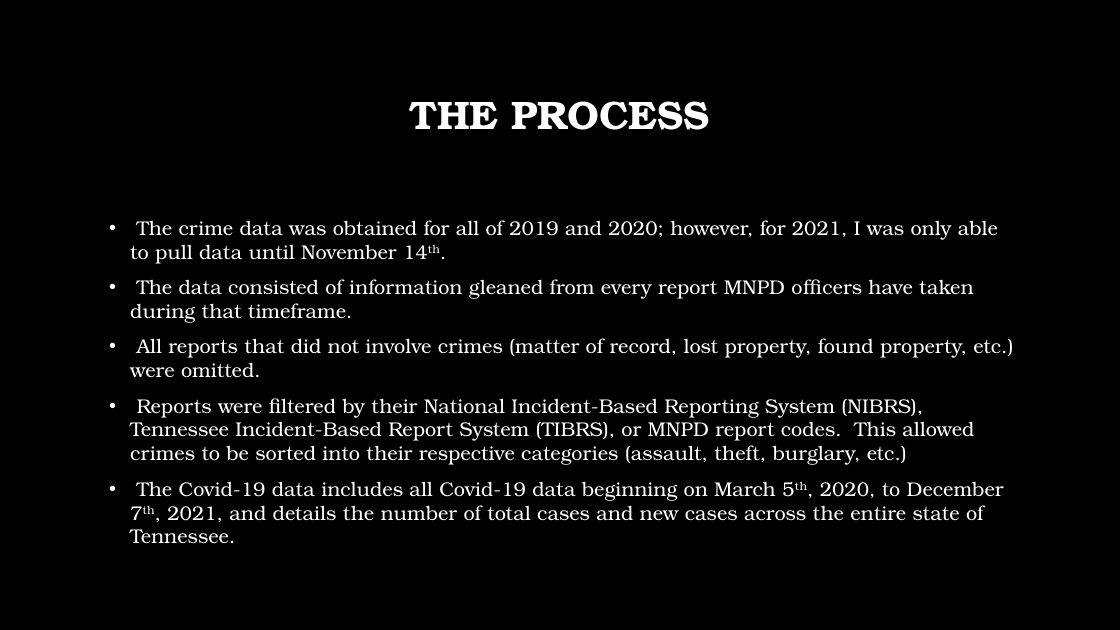
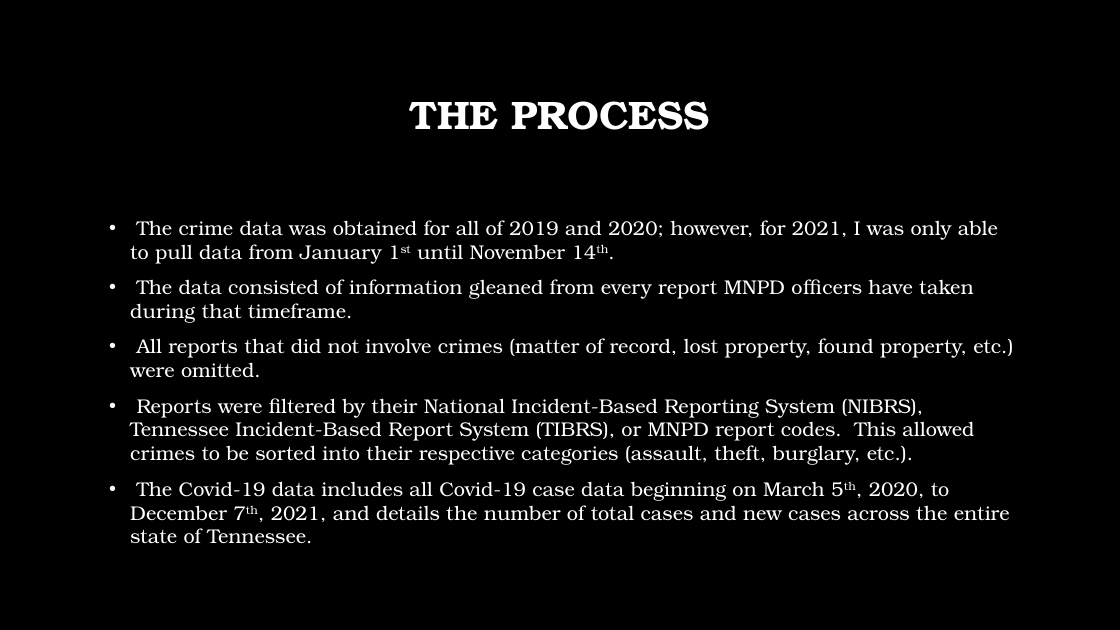
Before and after one commit to HarrisonNearn/Capstone-Project, a slide deck: slide 3 of Presentation/Capstone Presentation.pptx. Drawn at 1120x630 pixels with LibreOffice and Linux fonts; fonts in the diff are those of the drawing; background and template pictures are left out. Boxes give left, top, right and bottom in pixels: in the first picture for what was removed or moved away, otherwise in the second. Text is boxed around its words. In the diff, an @@ line names an element or a change of style, - is before the commit and + after.

```diff
--- a/Presentation/Capstone Presentation.pptx
+++ b/Presentation/Capstone Presentation.pptx
@@ text at [130, 220, 998, 264]: text changed @@
-• The crime data was obtained for all of 2019 and 2020; however, for 2021, I was only able to pull data until November 14th.
+• The crime data was obtained for all of 2019 and 2020; however, for 2021, I was only able to pull data from January 1st until November 14th.
@@ text at [130, 398, 1010, 543]: text changed @@
-• Reports were filtered by their National Incident-Based Reporting System (NIBRS), Tennessee Incident-Based Report System (TIBRS), or MNPD report codes. This allowed crimes to be sorted into their respective categories (assault, theft, burglary, etc.)
-• The Covid-19 data includes all Covid-19 data beginning on March 5th, 2020, to December 7th, 2021, and details the number of total cases and new cases across the entire state of Tennessee.
+• Reports were filtered by their National Incident-Based Reporting System (NIBRS), Tennessee Incident-Based Report System (TIBRS), or MNPD report codes. This allowed crimes to be sorted into their respective categories (assault, theft, burglary, etc.).
+• The Covid-19 data includes all Covid-19 case data beginning on March 5th, 2020, to December 7th, 2021, and details the number of total cases and new cases across the entire state of Tennessee.
```
Also in this commit, not shown: 2 other files.
